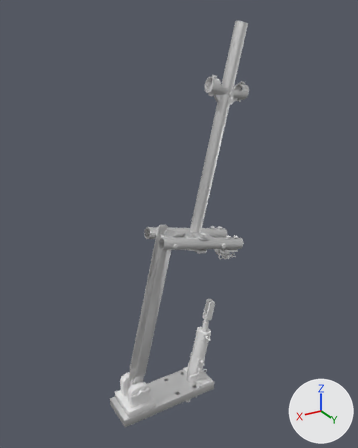
Before and after pictures for a commit that changed the FBX model Assets/Models/Animatronics/Early Animatronic/Early Animatronic Body 1.fbx.
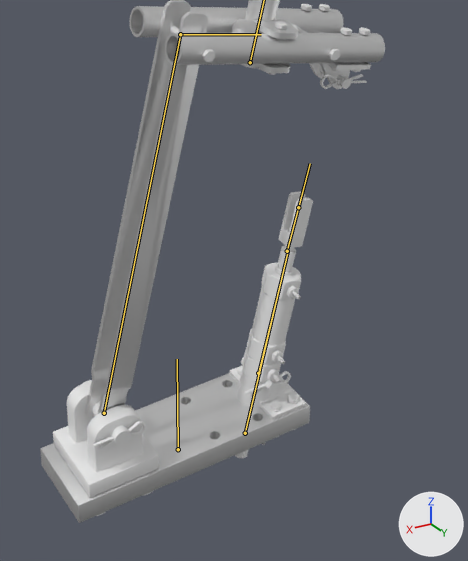
There are two pictures of each version: one whole from a 50 mm lens placed at (1.12, 2.04, 2.14), pointed at (-0.13, -0.03, 1.1), one close up on the part from 26% to 77% of the width and 50% to 99% of the height. Lighting does not change. The marker at lower right points along +X, +Y and +Z. Both versions are drawn at frame 60 of the action 'Armature.001|Tilt Right'; the numbers are the values there. The bones that bend it are drawn over the model as lines in the close-ups.

Names of what the first close-up shows: 'Tilt Pole'.
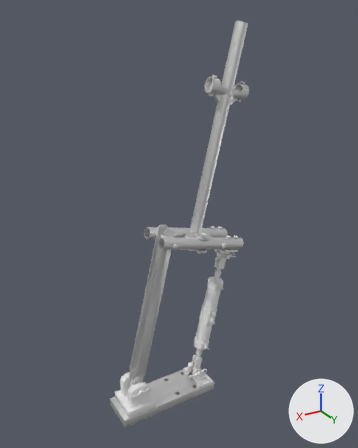
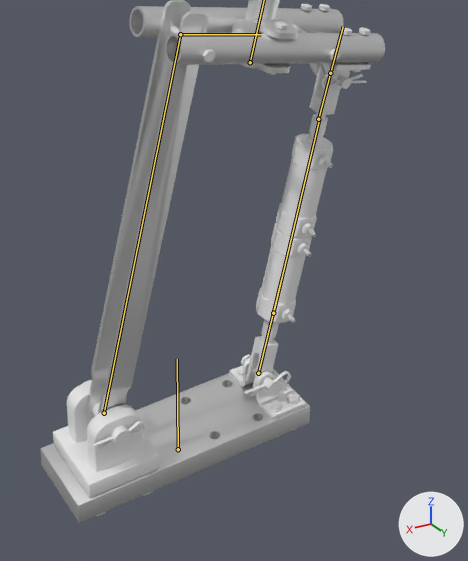
What the commit changed:
Bone 'Tilt Cylinders' (bone_tilt_cylinders) moves from (0.0, -0.426, 0.0) to (0.0, -0.096, 0.0).

Pixel boxes (x1, y1, x2, y2) of what changed, in the close-ups (468 x 561 px):
'Tilt Pole', posed
    both: (40, 0, 385, 523)
bone 'Tilt Cylinders', root to tip
    before: (245, 433) to (288, 251)
    after: (273, 313) to (319, 119)
